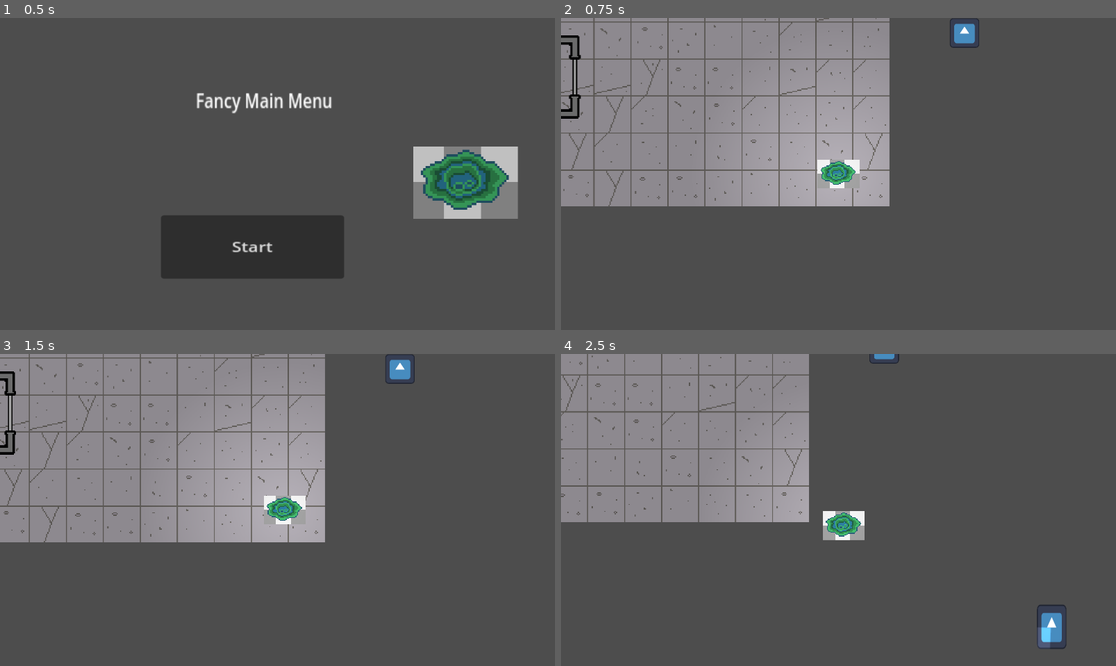
Above: before the commit, frames 1-4 (two rows, left to right).
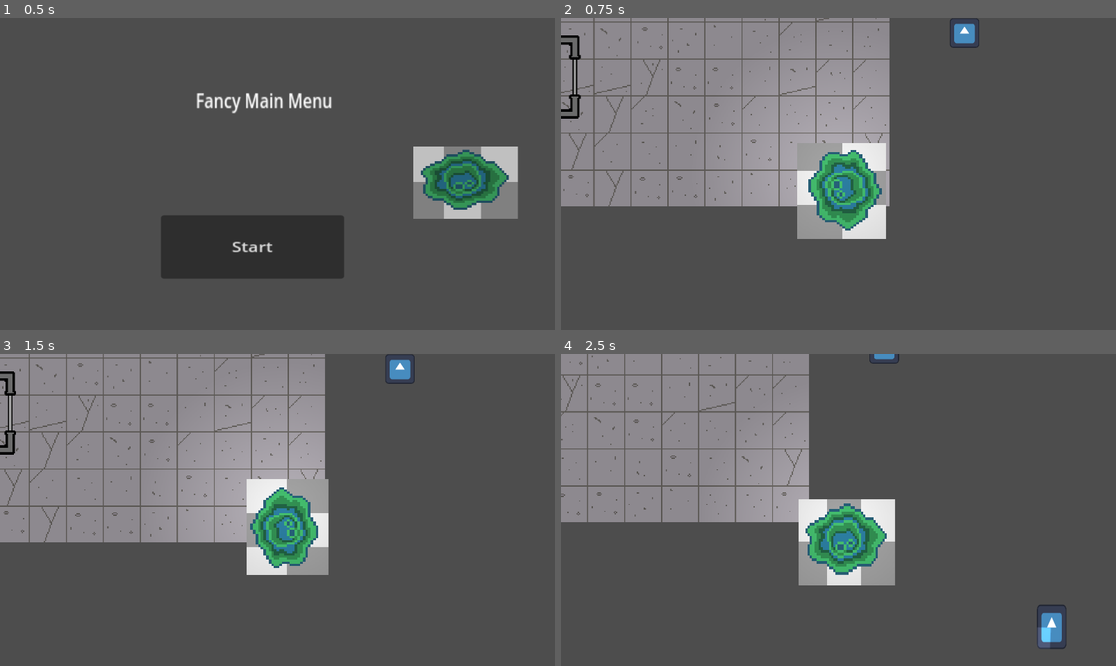
Above: after the commit, the same moments.

Repository: GeometricParrot/GMTK-2023-godot-horror
Game: Godot game, scene res://UI/m_ain_menu.tscn
The game is run twice, just before and just after one commit, with the same random seed, the same clock (stepped at 60 frames per second) and the same inputs. The engine's default icon, where the game draws it, is replaced by a stand-in: a white triangle on a blue panel in a dark square.
Inputs:
- Up to frame 1 (0.5 s): no input
- Up to frame 2 (0.75 s): click "Start" at 0.5 s
- Up to frame 3 (1.5 s): tap Enter at 1.25 s; hold D (right) from 1.28 s (still down)
- Up to frame 4 (2.5 s): release D (right) at 2.03 s; hold S (down) from 2.03 s (still down)

Frame 1 is identical in both runs. In frame 2, 4.2% of the frame differs, in the area x 42-59%, y 40-71%; in frame 3, 3.9%; in frame 4, 4.7%, in the area x 42-61%, y 46-75%.

Commit message:
Proper conflict management for animation (mostly)

Diff:
--- a/Player/player.gd
+++ b/Player/player.gd
@@ -5,6 +5,8 @@
 @export_range(50, 1000, 10) var maxSpeed := 100.0
 var direction: Vector2
 
+
+@onready var animation_tree : AnimationTree = $AnimationTree
 @onready var music = $"Music Controller"
 
 func _physics_process(delta):
@@ -22,9 +24,23 @@
 
 	velocity = direction * maxSpeed  * delta * 60.0
 	move_and_slide()
+	handle_animations()
 
 
+func handle_animations() -> void:
+	var dir : Vector2 = Input.get_vector("left","right","up","down").normalized()
 
+	if dir != Vector2.ZERO:
+		animation_tree["parameters/conditions/idle"] = false
+		animation_tree["parameters/conditions/slide"] = true
+	else:
+		animation_tree["parameters/conditions/idle"] = true
+		animation_tree["parameters/conditions/slide"] = false
+
+	if dir != Vector2.ZERO:
+		animation_tree["parameters/Idle/blend_position"] = dir
+		animation_tree["parameters/Slide/blend_position"] = dir
+	print(velocity)
 
 func input_to_dir(input: Vector2) -> Vector2:
 
--- a/Player/player.tscn
+++ b/Player/player.tscn
@@ -14,6 +14,571 @@
 
 [sub_resource type="RectangleShape2D" id="RectangleShape2D_f7g36"]
 size = Vector2(4, 4)
+
+[sub_resource type="Animation" id="Animation_5a42d"]
+resource_name = "Idle Down"
+length = 0.1
+loop_mode = 1
+tracks/0/type = "value"
+tracks/0/imported = false
+tracks/0/enabled = true
+tracks/0/path = NodePath("Icon:flip_h")
+tracks/0/interp = 1
+tracks/0/loop_wrap = true
+tracks/0/keys = {
+"times": PackedFloat32Array(0),
+"transitions": PackedFloat32Array(1),
+"update": 1,
+"values": [false]
+}
+tracks/1/type = "value"
+tracks/1/imported = false
+tracks/1/enabled = true
+tracks/1/path = NodePath("Icon:flip_v")
+tracks/1/interp = 1
+tracks/1/loop_wrap = true
+tracks/1/keys = {
+"times": PackedFloat32Array(0),
+"transitions": PackedFloat32Array(1),
+"update": 1,
+"values": [false]
+}
+tracks/2/type = "value"
+tracks/2/imported = false
+tracks/2/enabled = true
+tracks/2/path = NodePath("Icon:rotation")
+tracks/2/interp = 1
+tracks/2/loop_wrap = true
+tracks/2/keys = {
+"times": PackedFloat32Array(0),
+"transitions": PackedFloat32Array(1),
+"update": 0,
+"values": [0.0]
+}
+
+[sub_resource type="Animation" id="Animation_st7wi"]
+resource_name = "Idle Left"
+length = 0.1
+loop_mode = 1
+tracks/0/type = "value"
+tracks/0/imported = false
+tracks/0/enabled = true
+tracks/0/path = NodePath("Icon:position")
+tracks/0/interp = 1
+tracks/0/loop_wrap = true
+tracks/0/keys = {
+"times": PackedFloat32Array(0),
+"transitions": PackedFloat32Array(1),
+"update": 0,
+"values": [Vector2(2.625, 14.625)]
+}
+tracks/1/type = "value"
+tracks/1/imported = false
+tracks/1/enabled = true
+tracks/1/path = NodePath("Icon:rotation")
+tracks/1/interp = 1
+tracks/1/loop_wrap = true
+tracks/1/keys = {
+"times": PackedFloat32Array(0),
+"transitions": PackedFloat32Array(1),
+"update": 0,
+"values": [1.5708]
+}
+tracks/2/type = "value"
+tracks/2/imported = false
+tracks/2/enabled = true
+tracks/2/path = NodePath("Icon:scale")
+tracks/2/interp = 1
+tracks/2/loop_wrap = true
+tracks/2/keys = {
+"times": PackedFloat32Array(0),
+"transitions": PackedFloat32Array(1),
+"update": 0,
+"values": [Vector2(0.229972, 0.307592)]
+}
+tracks/3/type = "value"
+tracks/3/imported = false
+tracks/3/enabled = true
+tracks/3/path = NodePath("Icon:flip_v")
+tracks/3/interp = 1
+tracks/3/loop_wrap = true
+tracks/3/keys = {
+"times": PackedFloat32Array(0),
+"transitions": PackedFloat32Array(1),
+"update": 1,
+"values": [false]
+}
+
+[sub_resource type="Animation" id="Animation_if33f"]
+resource_name = "Idle Right"
+length = 0.1
+loop_mode = 1
+tracks/0/type = "value"
+tracks/0/imported = false
+tracks/0/enabled = true
+tracks/0/path = NodePath("Icon:position")
+tracks/0/interp = 1
+tracks/0/loop_wrap = true
+tracks/0/keys = {
+"times": PackedFloat32Array(0),
+"transitions": PackedFloat32Array(1),
+"update": 0,
+"values": [Vector2(2.625, 14.625)]
+}
+tracks/1/type = "value"
+tracks/1/imported = false
+tracks/1/enabled = true
+tracks/1/path = NodePath("Icon:rotation")
+tracks/1/interp = 1
+tracks/1/loop_wrap = true
+tracks/1/keys = {
+"times": PackedFloat32Array(0),
+"transitions": PackedFloat32Array(1),
+"update": 0,
+"values": [-1.5708]
+}
+tracks/2/type = "value"
+tracks/2/imported = false
+tracks/2/enabled = true
+tracks/2/path = NodePath("Icon:flip_v")
+tracks/2/interp = 1
+tracks/2/loop_wrap = true
+tracks/2/keys = {
+"times": PackedFloat32Array(0),
+"transitions": PackedFloat32Array(1),
+"update": 1,
+"values": [false]
+}
+tracks/3/type = "value"
+tracks/3/imported = false
+tracks/3/enabled = true
+tracks/3/path = NodePath("Icon:scale")
+tracks/3/interp = 1
+tracks/3/loop_wrap = true
+tracks/3/keys = {
+"times": PackedFloat32Array(0),
+"transitions": PackedFloat32Array(1),
+"update": 0,
+"values": [Vector2(0.229972, 0.307592)]
+}
+
+[sub_resource type="Animation" id="Animation_hiwmv"]
+resource_name = "Idle Up"
+length = 0.1
+loop_mode = 1
+tracks/0/type = "value"
+tracks/0/imported = false
+tracks/0/enabled = true
+tracks/0/path = NodePath("Icon:flip_h")
+tracks/0/interp = 1
+tracks/0/loop_wrap = true
+tracks/0/keys = {
+"times": PackedFloat32Array(0),
+"transitions": PackedFloat32Array(1),
+"update": 1,
+"values": [false]
+}
+tracks/1/type = "value"
+tracks/1/imported = false
+tracks/1/enabled = true
+tracks/1/path = NodePath("Icon:flip_v")
+tracks/1/interp = 1
+tracks/1/loop_wrap = true
+tracks/1/keys = {
+"times": PackedFloat32Array(0),
+"transitions": PackedFloat32Array(1),
+"update": 1,
+"values": [true]
+}
+tracks/2/type = "value"
+tracks/2/imported = false
+tracks/2/enabled = true
+tracks/2/path = NodePath("Icon:rotation")
+tracks/2/interp = 1
+tracks/2/loop_wrap = true
+tracks/2/keys = {
+"times": PackedFloat32Array(0),
+"transitions": PackedFloat32Array(1),
+"update": 0,
+"values": [0.0]
+}
+
+[sub_resource type="Animation" id="Animation_gy7fk"]
+length = 0.001
+tracks/0/type = "value"
+tracks/0/imported = false
+tracks/0/enabled = true
+tracks/0/path = NodePath("Icon:position")
+tracks/0/interp = 1
+tracks/0/loop_wrap = true
+tracks/0/keys = {
+"times": PackedFloat32Array(0),
+"transitions": PackedFloat32Array(1),
+"update": 0,
+"values": [Vector2(2.625, 14.625)]
+}
+tracks/1/type = "value"
+tracks/1/imported = false
+tracks/1/enabled = true
+tracks/1/path = NodePath("Icon:flip_h")
+tracks/1/interp = 1
+tracks/1/loop_wrap = true
+tracks/1/keys = {
+"times": PackedFloat32Array(0),
+"transitions": PackedFloat32Array(1),
+"update": 1,
+"values": [false]
+}
+tracks/2/type = "value"
+tracks/2/imported = false
+tracks/2/enabled = true
+tracks/2/path = NodePath("Icon:flip_v")
+tracks/2/interp = 1
+tracks/2/loop_wrap = true
+tracks/2/keys = {
+"times": PackedFloat32Array(0),
+"transitions": PackedFloat32Array(1),
+"update": 1,
+"values": [false]
+}
+tracks/3/type = "value"
+tracks/3/imported = false
+tracks/3/enabled = true
+tracks/3/path = NodePath("Icon:scale")
+tracks/3/interp = 1
+tracks/3/loop_wrap = true
+tracks/3/keys = {
+"times": PackedFloat32Array(0),
+"transitions": PackedFloat32Array(1),
+"update": 0,
+"values": [Vector2(0.229972, 0.237)]
+}
+tracks/4/type = "value"
+tracks/4/imported = false
+tracks/4/enabled = true
+tracks/4/path = NodePath("Icon:rotation")
+tracks/4/interp = 1
+tracks/4/loop_wrap = true
+tracks/4/keys = {
+"times": PackedFloat32Array(0),
+"transitions": PackedFloat32Array(1),
+"update": 0,
+"values": [1.5708]
+}
+
+[sub_resource type="Animation" id="Animation_jicqk"]
+resource_name = "Slide Down"
+length = 0.7
+loop_mode = 1
+tracks/0/type = "value"
+tracks/0/imported = false
+tracks/0/enabled = true
+tracks/0/path = NodePath("Icon:position")
+tracks/0/interp = 1
+tracks/0/loop_wrap = true
+tracks/0/keys = {
+"times": PackedFloat32Array(0),
+"transitions": PackedFloat32Array(1),
+"update": 0,
+"values": [Vector2(2.625, 14.625)]
+}
+tracks/1/type = "value"
+tracks/1/imported = false
+tracks/1/enabled = true
+tracks/1/path = NodePath("Icon:flip_h")
+tracks/1/interp = 1
+tracks/1/loop_wrap = true
+tracks/1/keys = {
+"times": PackedFloat32Array(0),
+"transitions": PackedFloat32Array(1),
+"update": 1,
+"values": [false]
+}
+tracks/2/type = "value"
+tracks/2/imported = false
+tracks/2/enabled = true
+tracks/2/path = NodePath("Icon:flip_v")
+tracks/2/interp = 1
+tracks/2/loop_wrap = true
+tracks/2/keys = {
+"times": PackedFloat32Array(0),
+"transitions": PackedFloat32Array(1),
+"update": 1,
+"values": [false]
+}
+tracks/3/type = "value"
+tracks/3/imported = false
+tracks/3/enabled = true
+tracks/3/path = NodePath("Icon:scale")
+tracks/3/interp = 1
+tracks/3/loop_wrap = true
+tracks/3/keys = {
+"times": PackedFloat32Array(0, 0.2, 0.4, 0.6),
+"transitions": PackedFloat32Array(1, 1, 1, 1),
+"update": 0,
+"values": [Vector2(0.229972, 0.237), Vector2(0.229972, 0.2865), Vector2(0.229972, 0.30075), Vector2(0.229972, 0.279875)]
+}
+tracks/4/type = "value"
+tracks/4/imported = false
+tracks/4/enabled = true
+tracks/4/path = NodePath("Icon:rotation")
+tracks/4/interp = 1
+tracks/4/loop_wrap = true
+tracks/4/keys = {
+"times": PackedFloat32Array(0),
+"transitions": PackedFloat32Array(1),
+"update": 0,
+"values": [0.0]
+}
+
+[sub_resource type="Animation" id="Animation_prl57"]
+resource_name = "Slide Left"
+length = 0.7
+loop_mode = 1
+tracks/0/type = "value"
+tracks/0/imported = false
+tracks/0/enabled = true
+tracks/0/path = NodePath("Icon:position")
+tracks/0/interp = 1
+tracks/0/loop_wrap = true
+tracks/0/keys = {
+"times": PackedFloat32Array(0),
+"transitions": PackedFloat32Array(1),
+"update": 0,
+"values": [Vector2(2.625, 14.625)]
+}
+tracks/1/type = "value"
+tracks/1/imported = false
+tracks/1/enabled = true
+tracks/1/path = NodePath("Icon:rotation")
+tracks/1/interp = 1
+tracks/1/loop_wrap = true
+tracks/1/keys = {
+"times": PackedFloat32Array(0),
+"transitions": PackedFloat32Array(1),
+"update": 0,
+"values": [1.5708]
+}
+tracks/2/type = "value"
+tracks/2/imported = false
+tracks/2/enabled = true
+tracks/2/path = NodePath("Icon:scale")
+tracks/2/interp = 1
+tracks/2/loop_wrap = true
+tracks/2/keys = {
+"times": PackedFloat32Array(0, 0.2, 0.4, 0.6),
+"transitions": PackedFloat32Array(1, 1, 1, 1),
+"update": 0,
+"values": [Vector2(0.229972, 0.292092), Vector2(0.229972, 0.280968), Vector2(0.229972, 0.288384), Vector2(0.229972, 0.249184)]
+}
+tracks/3/type = "value"
+tracks/3/imported = false
+tracks/3/enabled = true
+tracks/3/path = NodePath("Icon:flip_v")
+tracks/3/interp = 1
+tracks/3/loop_wrap = true
+tracks/3/keys = {
+"times": PackedFloat32Array(0),
+"transitions": PackedFloat32Array(1),
+"update": 1,
+"values": [false]
+}
+
+[sub_resource type="Animation" id="Animation_oux6t"]
+resource_name = "Slide Right"
+length = 0.7
+loop_mode = 1
+tracks/0/type = "value"
+tracks/0/imported = false
+tracks/0/enabled = true
+tracks/0/path = NodePath("Icon:position")
+tracks/0/interp = 1
+tracks/0/loop_wrap = true
+tracks/0/keys = {
+"times": PackedFloat32Array(0),
+"transitions": PackedFloat32Array(1),
+"update": 0,
+"values": [Vector2(2.625, 14.625)]
+}
+tracks/1/type = "value"
+tracks/1/imported = false
+tracks/1/enabled = true
+tracks/1/path = NodePath("Icon:rotation")
+tracks/1/interp = 1
+tracks/1/loop_wrap = true
+tracks/1/keys = {
+"times": PackedFloat32Array(0),
+"transitions": PackedFloat32Array(1),
+"update": 0,
+"values": [-1.5708]
+}
+tracks/2/type = "value"
+tracks/2/imported = false
+tracks/2/enabled = true
+tracks/2/path = NodePath("Icon:scale")
+tracks/2/interp = 1
+tracks/2/loop_wrap = true
+tracks/2/keys = {
+"times": PackedFloat32Array(0, 0.2, 0.4, 0.6),
+"transitions": PackedFloat32Array(1, 1, 1, 1),
+"update": 0,
+"values": [Vector2(0.229972, 0.292092), Vector2(0.229972, 0.280968), Vector2(0.229972, 0.288384), Vector2(0.229972, 0.249184)]
+}
+tracks/3/type = "value"
+tracks/3/imported = false
+tracks/3/enabled = true
+tracks/3/path = NodePath("Icon:flip_v")
+tracks/3/interp = 1
+tracks/3/loop_wrap = true
+tracks/3/keys = {
+"times": PackedFloat32Array(0),
+"transitions": PackedFloat32Array(1),
+"update": 1,
+"values": [false]
+}
+
+[sub_resource type="Animation" id="Animation_6ktkt"]
+resource_name = "Slide Up"
+length = 0.7
+loop_mode = 1
+tracks/0/type = "value"
+tracks/0/imported = false
+tracks/0/enabled = true
+tracks/0/path = NodePath("Icon:position")
+tracks/0/interp = 1
+tracks/0/loop_wrap = true
+tracks/0/keys = {
+"times": PackedFloat32Array(0),
+"transitions": PackedFloat32Array(1),
+"update": 0,
+"values": [Vector2(2.625, 14.625)]
+}
+tracks/1/type = "value"
+tracks/1/imported = false
+tracks/1/enabled = true
+tracks/1/path = NodePath("Icon:flip_h")
+tracks/1/interp = 1
+tracks/1/loop_wrap = true
+tracks/1/keys = {
+"times": PackedFloat32Array(0),
+"transitions": PackedFloat32Array(1),
+"update": 1,
+"values": [false]
+}
+tracks/2/type = "value"
+tracks/2/imported = false
+tracks/2/enabled = true
+tracks/2/path = NodePath("Icon:flip_v")
+tracks/2/interp = 1
+tracks/2/loop_wrap = true
+tracks/2/keys = {
+"times": PackedFloat32Array(0),
+"transitions": PackedFloat32Array(1),
+"update": 1,
+"values": [true]
+}
+tracks/3/type = "value"
+tracks/3/imported = false
+tracks/3/enabled = true
+tracks/3/path = NodePath("Icon:scale")
+tracks/3/interp = 1
+tracks/3/loop_wrap = true
+tracks/3/keys = {
+"times": PackedFloat32Array(0, 0.2, 0.4, 0.6),
+"transitions": PackedFloat32Array(1, 1, 1, 1),
+"update": 0,
+"values": [Vector2(0.229972, 0.237), Vector2(0.229972, 0.2865), Vector2(0.229972, 0.30075), Vector2(0.229972, 0.279875)]
+}
+tracks/4/type = "value"
+tracks/4/imported = false
+tracks/4/enabled = true
+tracks/4/path = NodePath("Icon:rotation")
+tracks/4/interp = 1
+tracks/4/loop_wrap = true
+tracks/4/keys = {
+"times": PackedFloat32Array(0),
+"transitions": PackedFloat32Array(1),
+"update": 0,
+"values": [0.0]
+}
+
+[sub_resource type="AnimationLibrary" id="AnimationLibrary_ur3vb"]
+_data = {
+"Idle Down": SubResource("Animation_5a42d"),
+"Idle Left": SubResource("Animation_st7wi"),
+"Idle Right": SubResource("Animation_if33f"),
+"Idle Up": SubResource("Animation_hiwmv"),
+"RESET": SubResource("Animation_gy7fk"),
+"Slide Down": SubResource("Animation_jicqk"),
+"Slide Left": SubResource("Animation_prl57"),
+"Slide Right": SubResource("Animation_oux6t"),
+"Slide Up": SubResource("Animation_6ktkt")
+}
+
+[sub_resource type="AnimationNodeAnimation" id="AnimationNodeAnimation_oclo0"]
+animation = &"Idle Left"
+
+[sub_resource type="AnimationNodeAnimation" id="AnimationNodeAnimation_hu5h3"]
+animation = &"Idle Right"
+
+[sub_resource type="AnimationNodeAnimation" id="AnimationNodeAnimation_r2hf5"]
+animation = &"Idle Down"
+
+[sub_resource type="AnimationNodeAnimation" id="AnimationNodeAnimation_vrt7v"]
+animation = &"Idle Up"
+
+[sub_resource type="AnimationNodeBlendSpace2D" id="AnimationNodeBlendSpace2D_42r56"]
+blend_point_0/node = SubResource("AnimationNodeAnimation_oclo0")
+blend_point_0/pos = Vector2(-1, 0)
+blend_point_1/node = SubResource("AnimationNodeAnimation_hu5h3")
+blend_point_1/pos = Vector2(1, 0)
+blend_point_2/node = SubResource("AnimationNodeAnimation_r2hf5")
+blend_point_2/pos = Vector2(0, 1)
+blend_point_3/node = SubResource("AnimationNodeAnimation_vrt7v")
+blend_point_3/pos = Vector2(0, -1)
+blend_mode = 1
+
+[sub_resource type="AnimationNodeAnimation" id="AnimationNodeAnimation_aoiu5"]
+animation = &"Slide Left"
+
+[sub_resource type="AnimationNodeAnimation" id="AnimationNodeAnimation_32s05"]
+animation = &"Slide Right"
+
+[sub_resource type="AnimationNodeAnimation" id="AnimationNodeAnimation_05tty"]
+animation = &"Slide Down"
+
+[sub_resource type="AnimationNodeAnimation" id="AnimationNodeAnimation_jo5ni"]
+animation = &"Slide Up"
+
+[sub_resource type="AnimationNodeBlendSpace2D" id="AnimationNodeBlendSpace2D_elgqg"]
+blend_point_0/node = SubResource("AnimationNodeAnimation_aoiu5")
+blend_point_0/pos = Vector2(-1, -0.1)
+blend_point_1/node = SubResource("AnimationNodeAnimation_32s05")
+blend_point_1/pos = Vector2(1, 0)
+blend_point_2/node = SubResource("AnimationNodeAnimation_05tty")
+blend_point_2/pos = Vector2(0, 1)
+blend_point_3/node = SubResource("AnimationNodeAnimation_jo5ni")
+blend_point_3/pos = Vector2(0, -1)
+blend_mode = 1
+
+[sub_resource type="AnimationNodeStateMachineTransition" id="AnimationNodeStateMachineTransition_b5fqf"]
+advance_mode = 2
+
+[sub_resource type="AnimationNodeStateMachineTransition" id="AnimationNodeStateMachineTransition_7equ2"]
+advance_mode = 2
+advance_condition = &"slide"
+
+[sub_resource type="AnimationNodeStateMachineTransition" id="AnimationNodeStateMachineTransition_hj6yd"]
+advance_mode = 2
+advance_condition = &"idle"
+
+[sub_resource type="AnimationNodeStateMachine" id="AnimationNodeStateMachine_nlkxj"]
+states/Idle/node = SubResource("AnimationNodeBlendSpace2D_42r56")
+states/Idle/position = Vector2(487, 89)
+states/Slide/node = SubResource("AnimationNodeBlendSpace2D_elgqg")
+states/Slide/position = Vector2(669, 130)
+states/Start/position = Vector2(265, 100)
+transitions = ["Start", "Idle", SubResource("AnimationNodeStateMachineTransition_b5fqf"), "Idle", "Slide", SubResource("AnimationNodeStateMachineTransition_7equ2"), "Slide", "Idle", SubResource("AnimationNodeStateMachineTransition_hj6yd")]
 
 [node name="Player" type="CharacterBody2D"]
 collision_layer = 3
@@ -29,7 +594,9 @@
 texture_scale = 2.0
 
 [node name="Icon" type="Sprite2D" parent="."]
-scale = Vector2(0.1, 0.1)
+position = Vector2(2.625, 14.625)
+rotation = 1.5708
+scale = Vector2(0.229972, 0.237)
 texture = ExtResource("2_nnkxc")
 
 [node name="CollisionShape2D" type="CollisionShape2D" parent="."]
@@ -61,6 +628,23 @@
 [node name="CollisionShape2D" type="CollisionShape2D" parent="TileDetector"]
 shape = SubResource("RectangleShape2D_f7g36")
 
+[node name="CollisionShape2D2" type="CollisionShape2D" parent="TileDetector"]
+shape = SubResource("RectangleShape2D_f7g36")
+
+[node name="AnimationPlayer" type="AnimationPlayer" parent="."]
+libraries = {
+"": SubResource("AnimationLibrary_ur3vb")
+}
+
+[node name="AnimationTree" type="AnimationTree" parent="."]
+tree_root = SubResource("AnimationNodeStateMachine_nlkxj")
+anim_player = NodePath("../AnimationPlayer")
+active = true
+parameters/conditions/idle = false
+parameters/conditions/slide = false
+parameters/Idle/blend_position = Vector2(-0.00529099, -0.00436676)
+parameters/Slide/blend_position = Vector2(-0.00284898, 0.00436687)
+
 [node name="Music Controller" parent="." instance=ExtResource("4_cnd6g")]
 
 [connection signal="area_shape_entered" from="TileDetector" to="." method="_on_tile_detector_area_shape_entered"]
Not shown: 1 places in Player/player.tscn that only renumber resources
